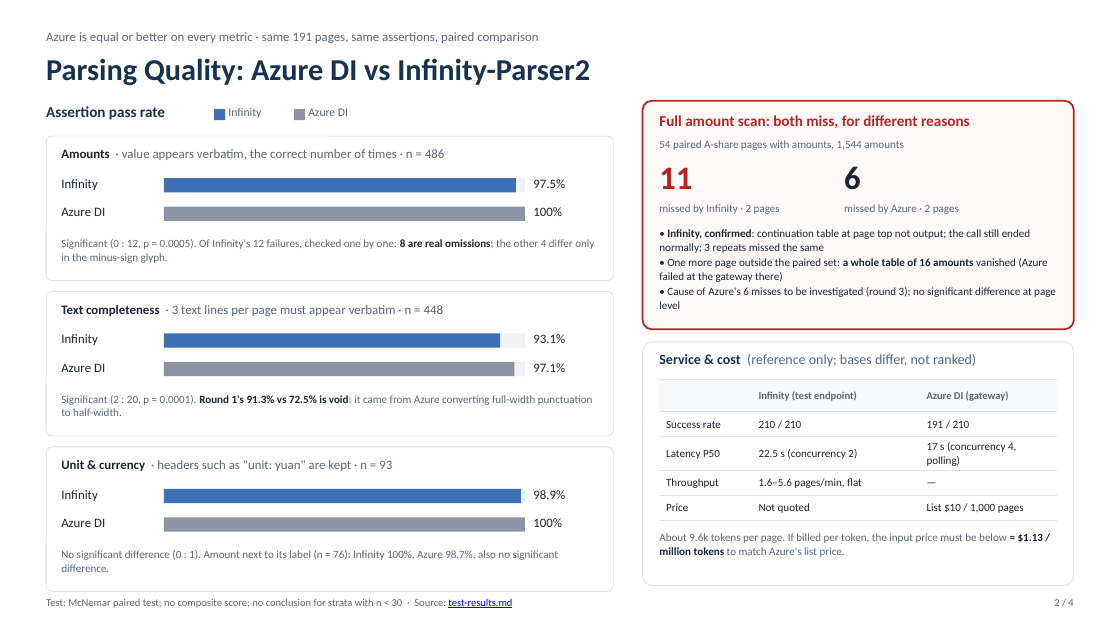
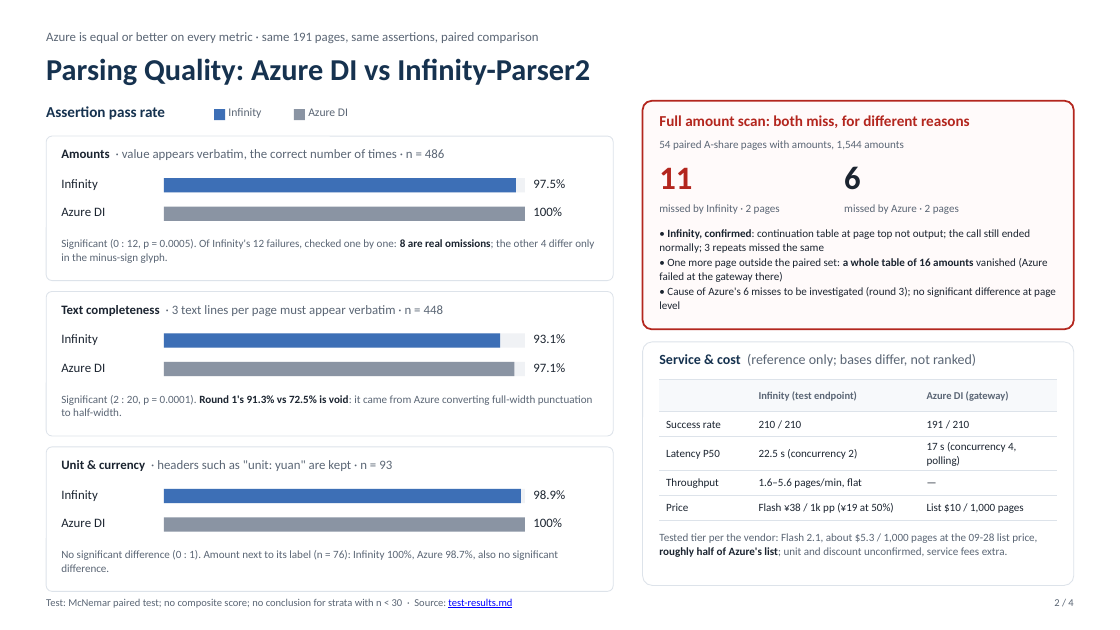
Before and after one commit to gejun2008/doc-parser-eval, a slide deck: slide 2 of docs/en/briefing-deck.pptx. Drawn at 1120x630 pixels with LibreOffice and Linux fonts; fonts in the diff are those of the drawing. Boxes give left, top, right and bottom in pixels: in the first picture for what was removed or moved away, otherwise in the second. Text is boxed around its words. In the diff, an @@ line names an element or a change of style, - is before the commit and + after.

```diff
--- a/docs/en/briefing-deck.pptx
+++ b/docs/en/briefing-deck.pptx
@@ table at <box>660,380,1057,517</box> @@
-row 5, column 2: Not quoted
+row 5, column 2: Flash ¥38 / 1k pp (¥19 at 50%)
@@ text at <box>659,533,1037,557</box>: text changed @@
-About 9.6k tokens per page. If billed per token, the input price must be below ≈ $1.13 / million tokens to match Azure's list price.
+Tested tier per the vendor: Flash 2.1, about $5.3 / 1,000 pages at the 09-28 list price, roughly half of Azure's list; unit and discount unconfirmed, service fees extra.
```
Also in this commit, not shown: 1 other slide changed, 13 other files.
